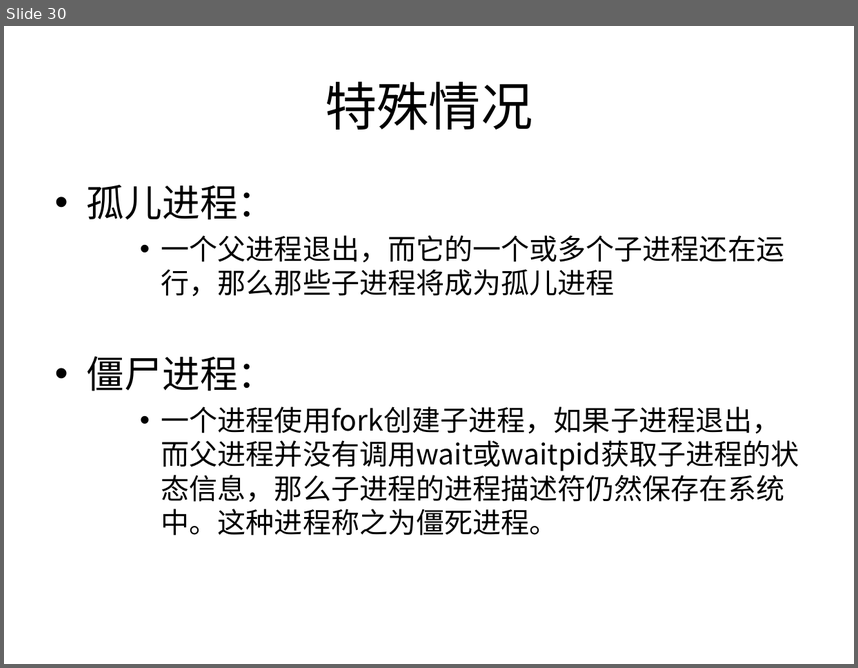
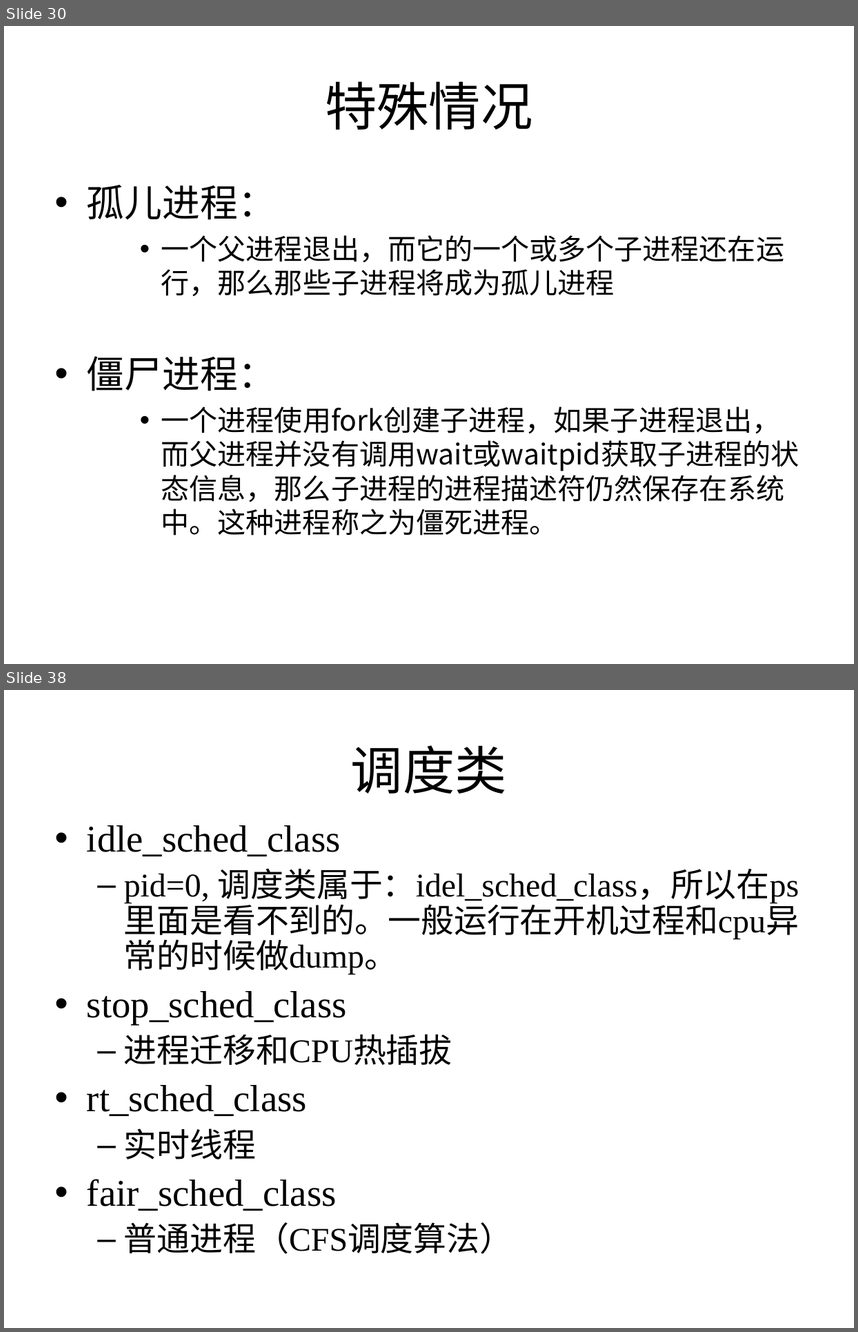
Before and after one commit to Winddoing/embedded_linux_notes, a slide deck: doc/进程调度/进程调度.ppt. Shown one above the other, each under a label of ours: slide 30 before the commit, slides 30 and 38 after it; the slides between them are not shown. The pictures are 858x668 and 858x1332 pixels, drawn with LibreOffice and Linux fonts; fonts in the diff are those of the drawing. Boxes give left, top, right and bottom in pixels: in the first picture for what was removed or moved away, otherwise in the second. Text is boxed around its words. In the diff, an @@ line names an element or a change of style, - is before the commit and + after.

```diff
--- a/doc/进程调度/进程调度.ppt
+++ b/doc/进程调度/进程调度.ppt
@@ slide 38 added at (x1=4, y1=690, x2=854, y2=1328), background #FFFFFF @@
@@ title added at (x1=351, y1=745, x2=507, y2=793), 44 pt, text #000000 @@
+调度类
@@ text added at (x1=87, y1=825, x2=799, y2=1254), 28 pt, text #000000 @@
+• idle_sched_class
+  – pid=0, 调度类属于：idel_sched_class，所以在ps里面是看不到的。一般运行在开机过程和cpu异常的时候做dump。
+• stop_sched_class
+  – 进程迁移和CPU热插拔
+• rt_sched_class
+  – 实时线程
+• fair_sched_class
+  – 普通进程（CFS调度算法）
```
Also in this commit, not shown: 3 slides changed, 13 other slides added, 1 other file.
